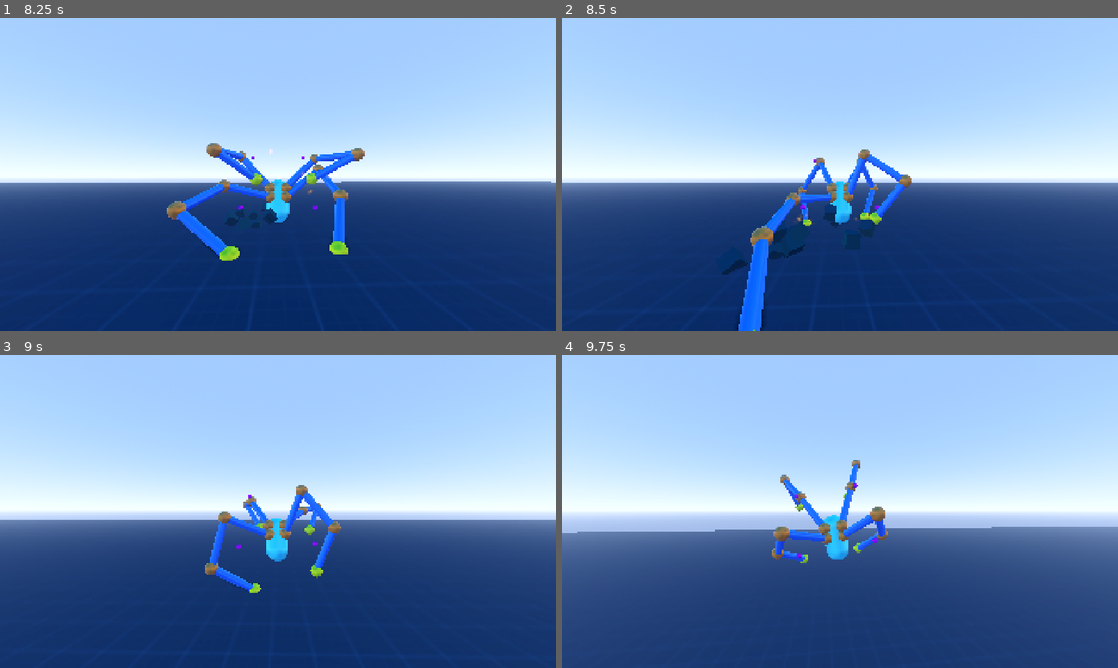
Above: before the commit, frames 1-4 (two rows, left to right).
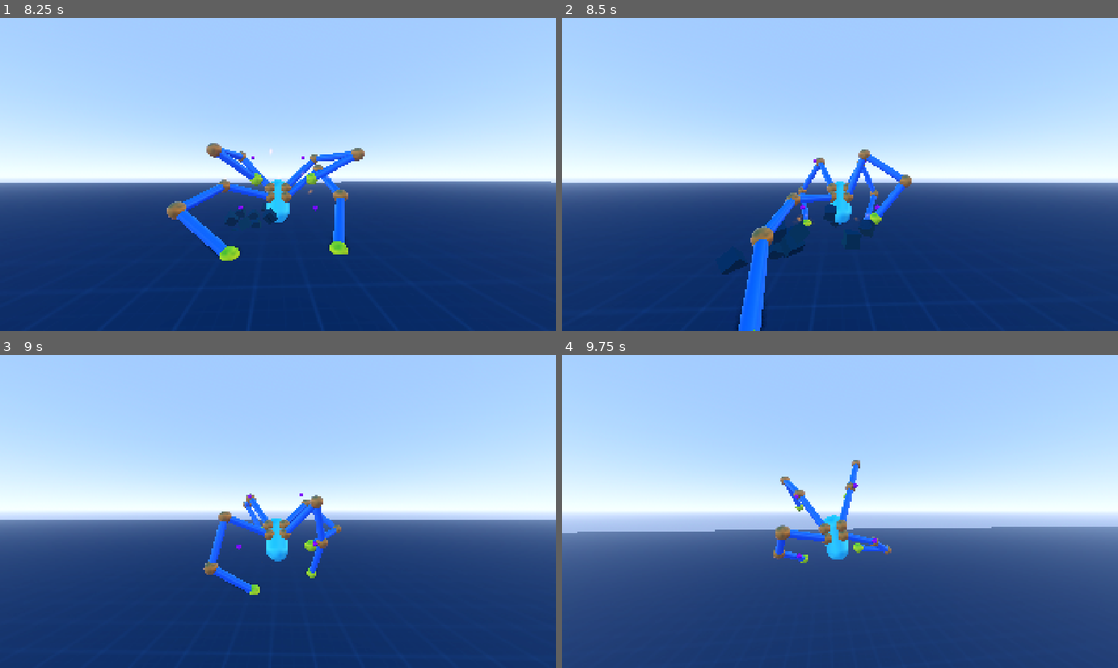
Above: after the commit, the same moments.

Repository: lliamsymonds04/doc-oc
Game: Godot game, scene res://main.tscn
The game is run twice, just before and just after one commit, with the same random seed, the same clock (stepped at 60 frames per second) and the same inputs.
Inputs (mouse positions are in pixels of both pictures, inside the frame that each line leads up to):
- Up to frame 1 (8.25 s): move the mouse to (305, 174) at 0.52 s; hold Shift (sprint) 0.53-1.28 s; hold W (forward) 0.53-5.78 s; tap Space (jump) at 0.77, 1.52, 3.02, 3.77, 4.52, 6.02, 6.77, 7.52 s; move the mouse to (250, 174) at 1.27 s; tap Shift (sprint) every 1.5 s from 1.35 to 7.35 s; move the mouse to (289, 168) at 2.02 s; hold Shift (sprint) 2.03-2.78 s; move the mouse to (272, 180) at 2.77 s; move the mouse to (316, 177) at 3.52 s; hold Shift (sprint) 3.53-4.28 s; move the mouse to (233, 171) at 4.27 s; move the mouse to (283, 174) at 5.02 s; hold Shift (sprint) 5.03-5.78 s; move the mouse to (255, 168) at 5.77 s; hold D (right) 5.78-6.53 s; move the mouse to (305, 174) at 6.52 s; hold Shift (sprint) 6.53-7.28 s; hold W (forward) from 6.53 s (still down); move the mouse to (250, 174) at 7.27 s; move the mouse to (289, 168) at 8.02 s; hold Shift (sprint) from 8.03 s (still down)
- Up to frame 2 (8.5 s): keep holding W (forward); keep holding Shift (sprint)
- Up to frame 3 (9 s): move the mouse to (272, 517) at 8.77 s; release W (forward) at 8.78 s; release Shift (sprint) at 8.78 s; hold A (left) from 8.78 s (still down); tap Shift (sprint) at 8.85 s
- Up to frame 4 (9.75 s): tap Space (jump) at 9.02 s; move the mouse to (878, 514) at 9.52 s; release A (left) at 9.53 s; hold W (forward) from 9.53 s (still down); hold Shift (sprint) from 9.53 s (still down)

Frame 1 is identical in both runs. In frame 2, 0.2% of the frame differs, in the area x 51-57%, y 44-65%; in frame 3, 1.3%, in the area x 36-62%, y 41-77%; in frame 4, 0.8%.

Commit message:
feat: ground normal check for leg raycasts

Diff:
--- a/systems/inverse_kinematics/arm_mount.gd
+++ b/systems/inverse_kinematics/arm_mount.gd
@@ -14,6 +14,8 @@
 @export var servo_debounce: float = 0.1
 
 const EFFECT_SAME_BEAT_WINDOW: float = 0.15
+# how far off straight-up a ground surface normal can be and still count as ground
+const MAX_GROUND_NORMAL_ANGLE: float = deg_to_rad(60.0)
 
 @export_category("Idle targeting")
 @export var idle_sway_x: float = 0.0
@@ -150,7 +152,7 @@
 	var velocity_xz := Vector3(velocity.x, 0, velocity.z) * raycast_config.anchor_lead_time
 	var probe_pos := ground_probe.global_position + velocity_xz
 	var hit = get_surface_hit(probe_pos, Vector3.DOWN, raycast_config.step_raycast_distance)
-	if hit != null:
+	if hit != null and hit.normal.angle_to(Vector3.UP) <= MAX_GROUND_NORMAL_ANGLE:
 		var hit_pos: Vector3 = hit.position
 		var disp := (hit_pos - _cached_target_world).length()
 		if disp > raycast_config.max_target_displacement:
